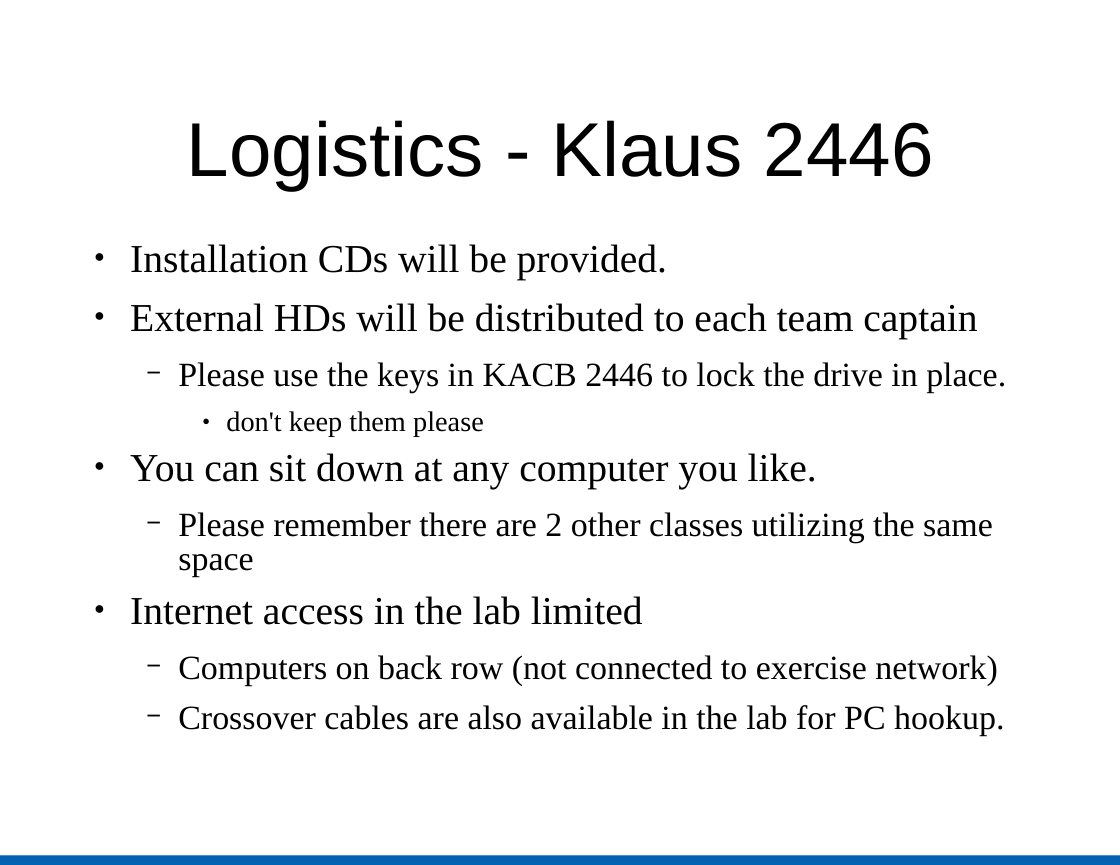
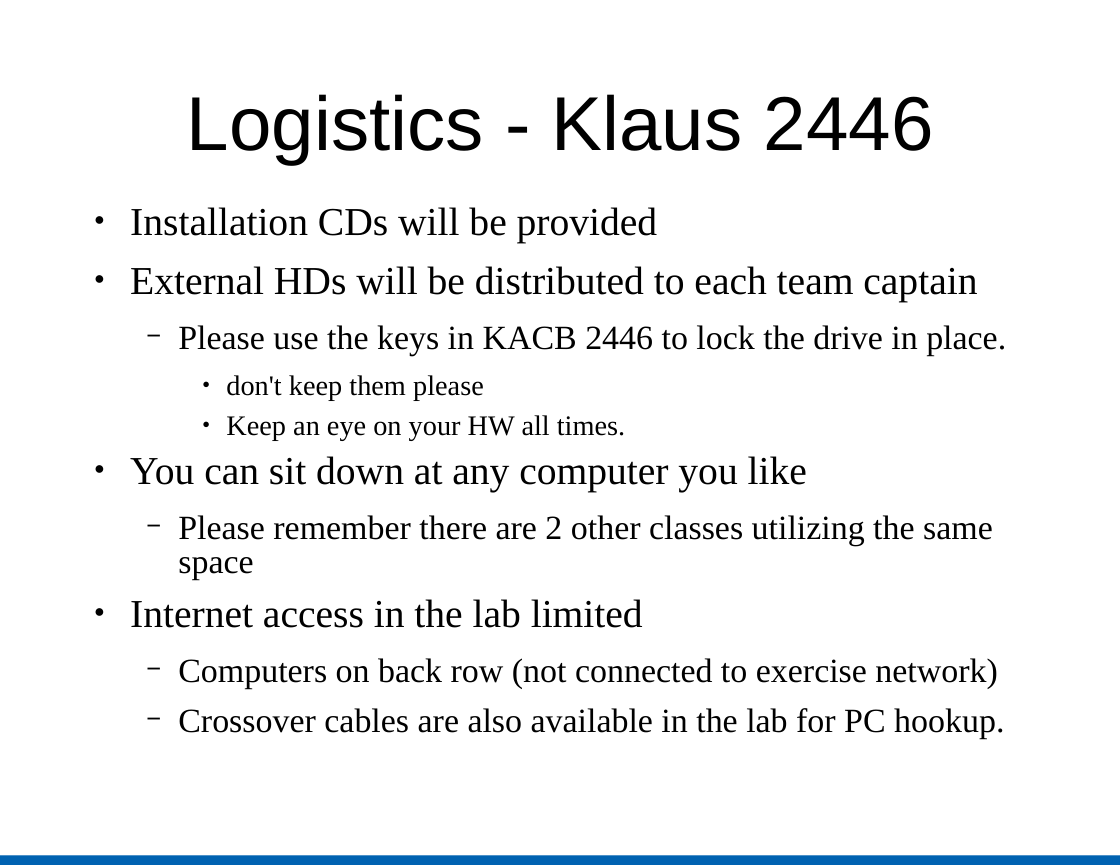
Before and after one commit to troynunnally/NetSecLab, a slide deck: slide 14 of assets/files/NetSecLab.ppt. Drawn at 1120x865 pixels with LibreOffice and Linux fonts; fonts in the diff are those of the drawing. Boxes give left, top, right and bottom in pixels: in the first picture for what was removed or moved away, otherwise in the second. Text is boxed around its words. In the diff, an @@ line names an element or a change of style, - is before the commit and + after.

Commit message:
fully updated. see extended for info
faq updated
rules updated
ppt updated
header.php added - use this for let nav changes
dates updated
report updated
registration page placeholder added

```diff
--- a/assets/files/NetSecLab.ppt
+++ b/assets/files/NetSecLab.ppt
@@ title "Logistics - Klaus 2446": place and size @@
-title "Logistics - Klaus 2446" at [187,120,934,190]
+title "Logistics - Klaus 2446" at [187,94,934,164]
@@ text "Installation CDs will be provided": place and size @@
-text "Installation CDs will be provided" at [130,244,1006,736]
+text "Installation CDs will be provided" at [130,207,1006,739]
@@ text at [130,207,658,243]: text changed @@
-● Installation CDs will be provided.
+● Installation CDs will be provided
@@ text at [130,415,807,492]: text changed @@
-● You can sit down at any computer you like.
+    ● Keep an eye on your HW all times.
+● You can sit down at any computer you like
```
Also in this commit, not shown: 19 other slides changed, 2 slides added, 2 slides removed, 6 other files.
